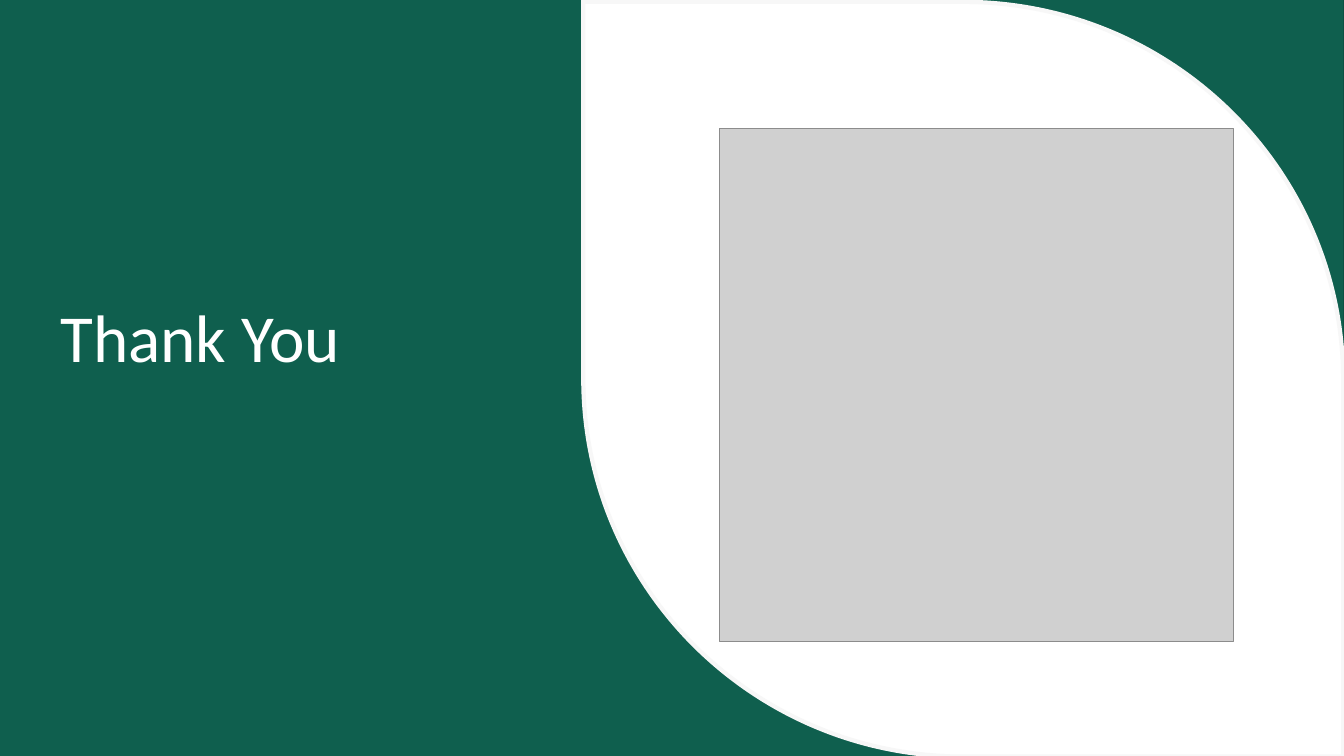
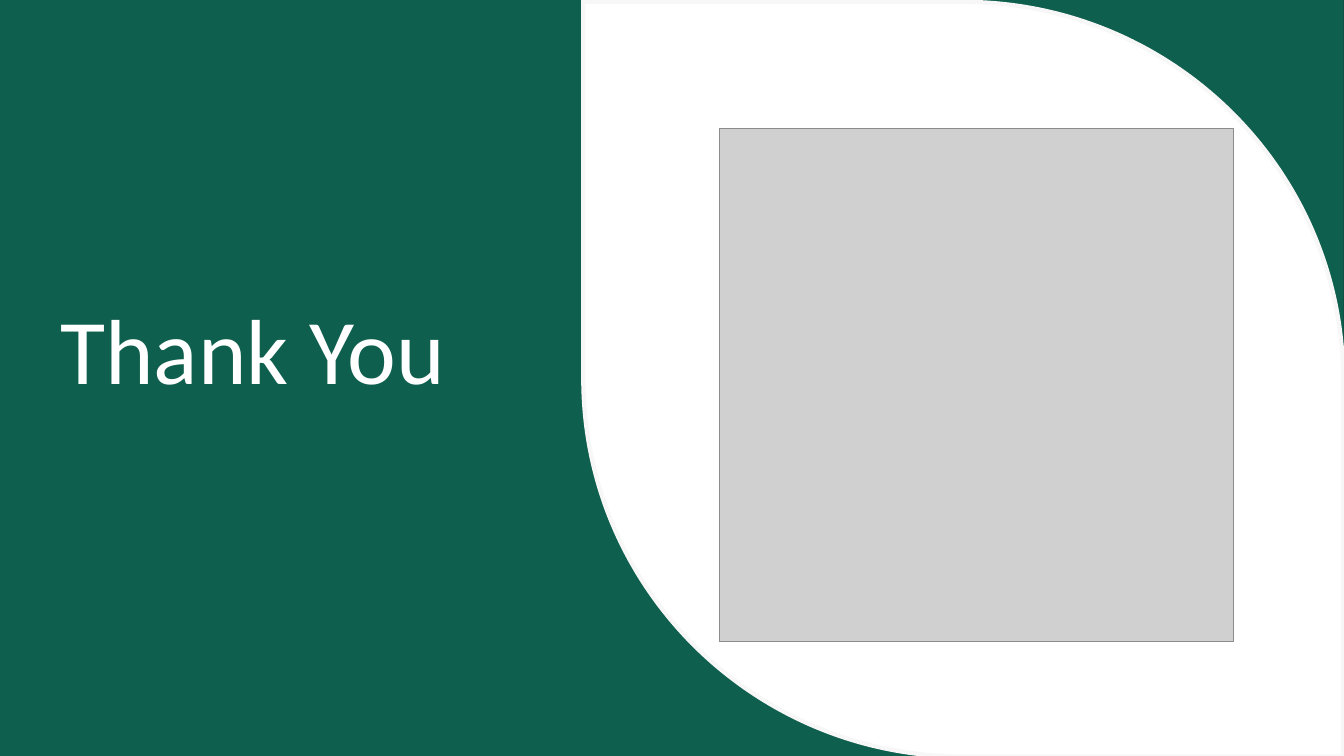
Before and after one commit to rahkum96/Supervised-Mchine-Learning, a slide deck: slide 15 of Ad-Clicked Web-Dataset/Ad-Clicking.pptx (slide 9 before the commit). Drawn at 1344x756 pixels with LibreOffice and Linux fonts; fonts in the diff are those of the drawing; grey boxes stand for pictures; background and template pictures are left out. Boxes give left, top, right and bottom in pixels: in the first picture for what was removed or moved away, otherwise in the second. Text is boxed around its words. In the diff, an @@ line names an element or a change of style, - is before the commit and + after.

```diff
--- a/Ad-Clicked Web-Dataset/Ad-Clicking.pptx
+++ b/Ad-Clicked Web-Dataset/Ad-Clicking.pptx
@@ text "Thank You" at (60,320,445,385): size 48 to 66 pt @@
```
Also in this commit, not shown: 7 other slides changed, 7 slides added, 1 slide removed.
